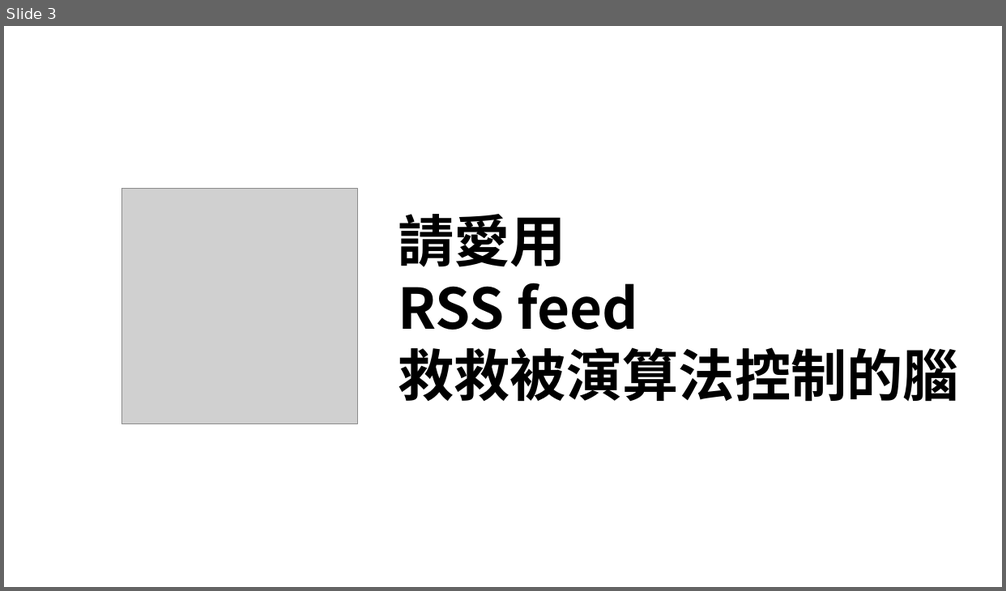
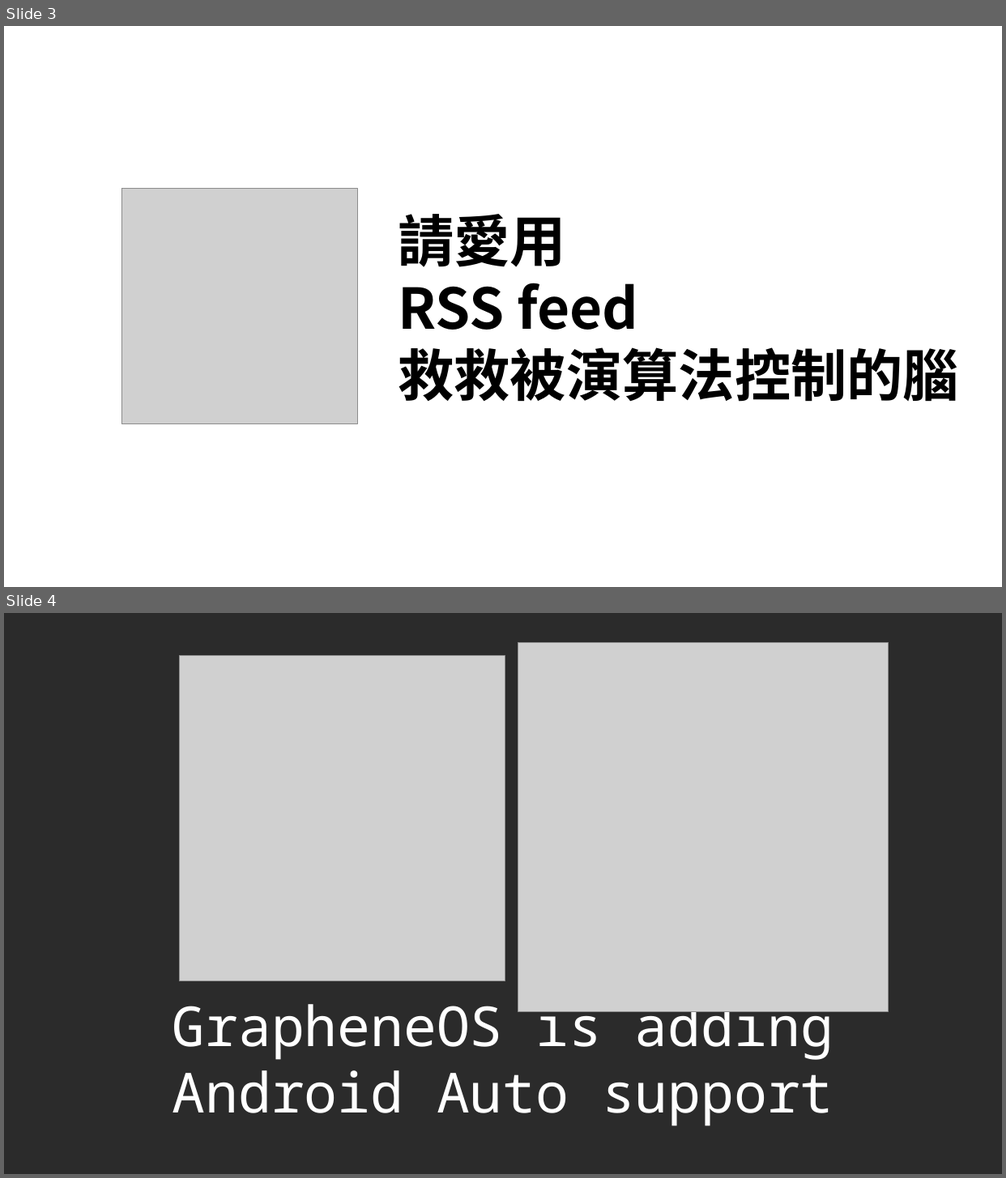
Before and after one commit to FGZ0908/Fgzblog, a slide deck: 縮圖製作.odp. Shown one above the other, each under a label of ours: slide 3 before the commit, slides 3 and 4 after it. The pictures are 1006x591 and 1006x1178 pixels, drawn with LibreOffice and Linux fonts; fonts in the diff are those of the drawing; grey boxes stand for pictures; background and template pictures are left out; a plain dark background stands for a picture behind light text. Boxes give left, top, right and bottom in pixels: in the first picture for what was removed or moved away, otherwise in the second. Text is boxed around its words. In the diff, an @@ line names an element or a change of style, - is before the commit and + after.

Commit message:
AndroidAuto

```diff
--- a/縮圖製作.odp
+++ b/縮圖製作.odp
@@ slide 4 added at (x1=4, y1=613, x2=1002, y2=1174), background picture (left out) @@
@@ picture added at (x1=179, y1=656, x2=505, y2=981) @@
@@ picture added at (x1=518, y1=642, x2=888, y2=1012) @@
@@ title added at (x1=172, y1=995, x2=833, y2=1127), 53.1 pt, text #FFFFFF @@
+GrapheneOS is adding Android Auto support
```
Also in this commit, not shown: 1 slide removed, 3 other files.
